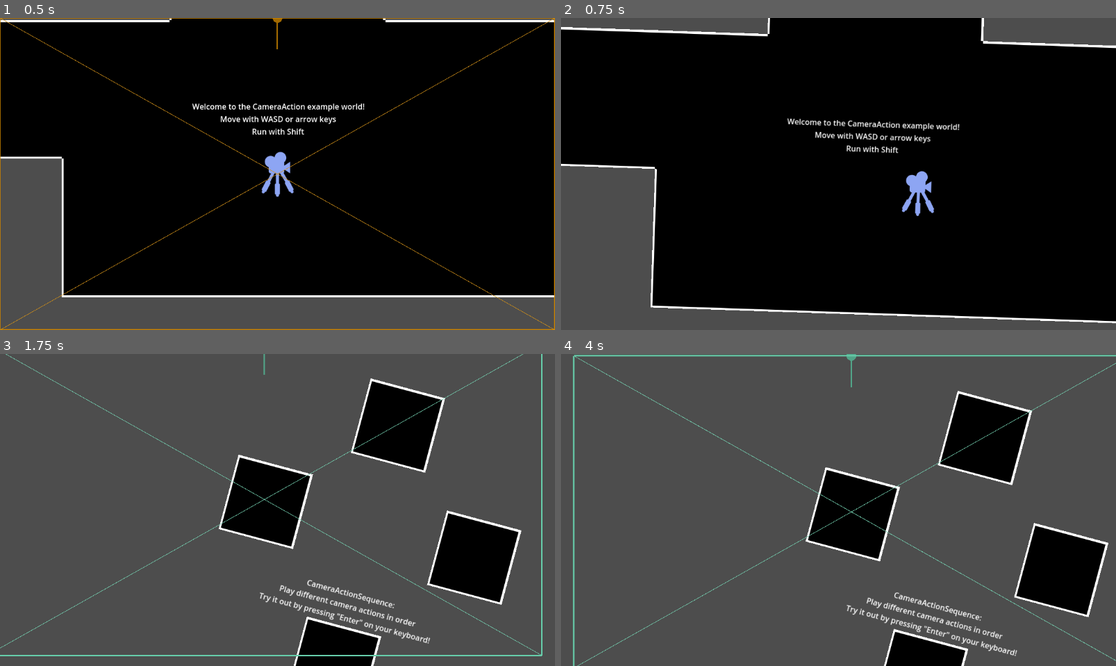
Above: before the commit, frames 1-4 (two rows, left to right).
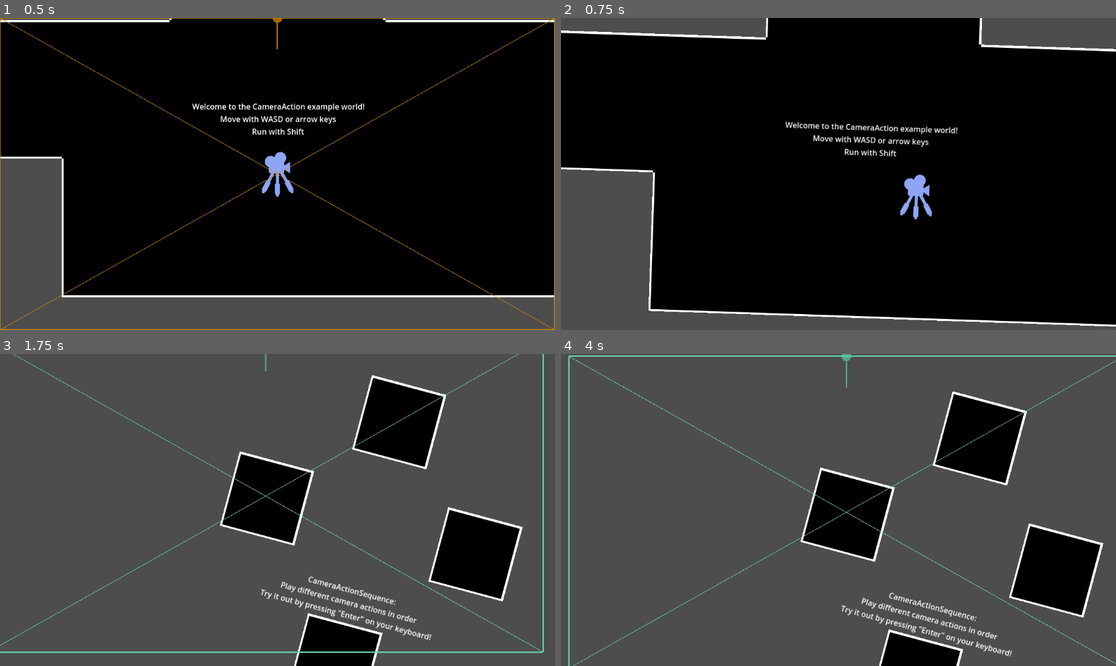
Above: after the commit, the same moments.

Repository: Amethyst-szs/godot-camera-action
Game: Godot game, scene res://example/example_scene.tscn
Same seed, same stepped clock (60 frames per second), same inputs: the game is played once before the commit and once after it.
Inputs:
- Up to frame 1 (0.5 s): no input
- Up to frame 2 (0.75 s): tap Enter (ui_accept) at 0.5 s; hold D (move_right) from 0.53 s (still down); tap Space (ui_select) at 0.6 s
- Up to frame 3 (1.75 s): tap Enter (ui_accept) at 0.77, 1.52 s; release D (move_right) at 1.28 s; hold S (move_down) from 1.28 s (still down); tap Shift (run) at 1.35 s; tap Space (ui_select) at 1.55 s
- Up to frame 4 (4 s): release S (move_down) at 2.03 s; hold D (move_right) 2.03-2.78 s; tap Space (ui_select) at 2.1, 2.85, 3.8 s; hold W (move_up) 2.78-3.53 s; tap Enter (ui_accept) at 3.02, 3.77 s; hold A (move_left) from 3.53 s (still down); hold Shift (run) from 3.53 s (still down)

Frame 1 is identical in both runs. In frame 2, 5.2% of the frame differs, in the area x 0-100%, y 0-99%; in frame 3, 6.4%; in frame 4, 6.9%, in the area x 1-100%, y 0-100%.

Commit message:
Change binding for testing camera shake

Diff:
--- a/example/example_scene.gd
+++ b/example/example_scene.gd
@@ -1,7 +1,7 @@
 extends Node2D
 
 func _input(_event):
-	if Input.is_action_just_pressed("ui_select"):
+	if Input.is_action_just_pressed("ui_copy"):
 		$CameraShake.start()
 
 	if Input.is_action_just_pressed("ui_accept"):
